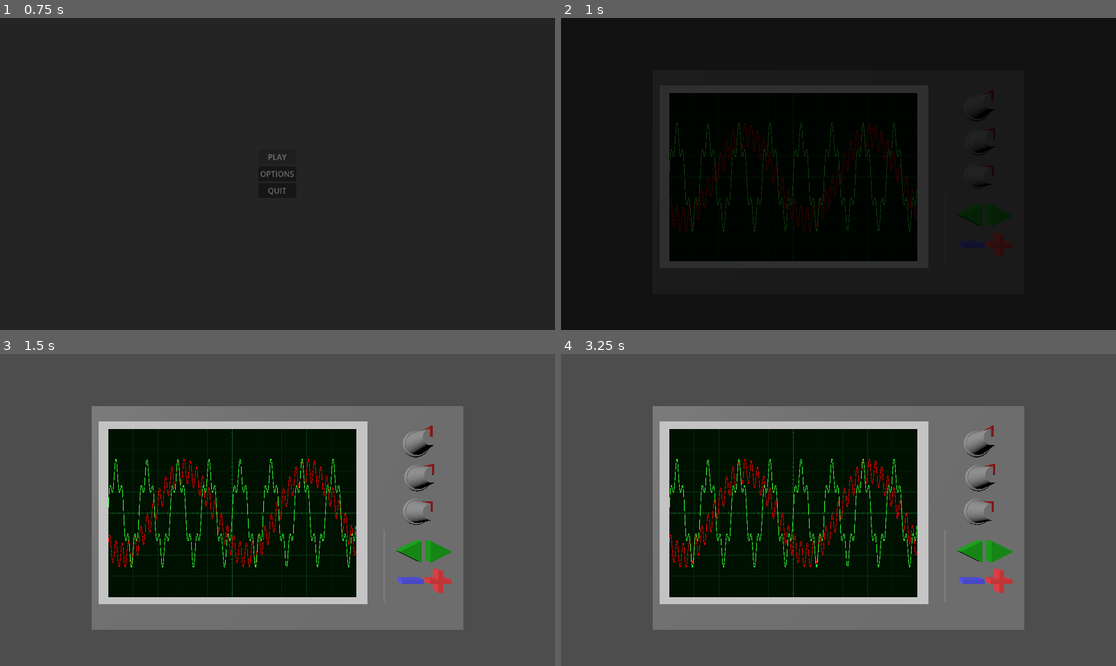
Above: before the commit, frames 1-4 (two rows, left to right).
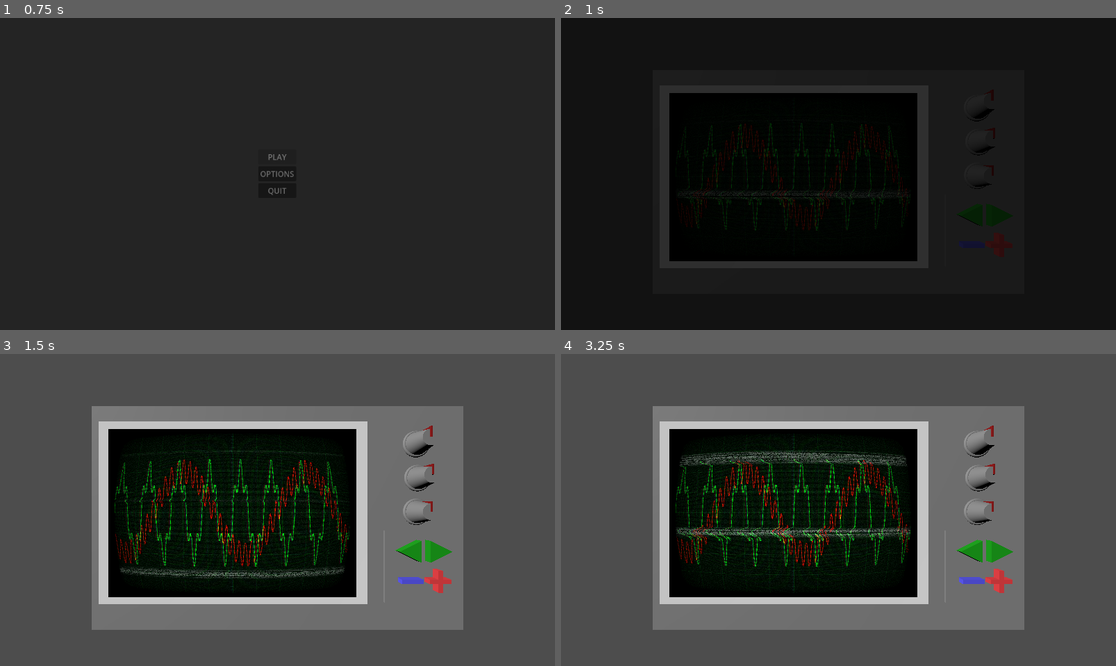
Above: after the commit, the same moments.

Repository: AirJamStudios/interference
Game: Godot game, scene res://scenes/main_menu.tscn
Same seed, same stepped clock (60 frames per second), same inputs: the game is played once before the commit and once after it.
Inputs (mouse positions are in pixels of both pictures, inside the frame that each line leads up to):
- Up to frame 1 (0.75 s): click "PLAY" at 0.5 s
- Up to frame 2 (1 s): no input
- Up to frame 3 (1.5 s): move the mouse to (399, 494) at 1.27 s; click (399, 494) at 1.42 s
- Up to frame 4 (3.25 s): drag from (727, 525) to (810, 572) at 2.02 s; move the mouse to (894, 441) at 2.77 s; click (894, 441) at 2.92 s

Frame 1 is identical in both runs. In frame 2, 2.1% of the frame differs, in the area x 19-65%, y 33-69%; in frame 3, 5.0%; in frame 4, 5.8%, in the area x 19-65%, y 24-78%.

Commit message:
CRT effect for screen

Diff:
--- a/scripts/screen.gd
+++ b/scripts/screen.gd
@@ -1,9 +1,10 @@
 extends MeshInstance3D
 
 @export var sub_viewport: SubViewport
+const CRT_SHADER := preload("res://shaders/crt.gdshader")
 
 func _ready() -> void:
-	var mat := StandardMaterial3D.new()
-	mat.shading_mode = BaseMaterial3D.SHADING_MODE_UNSHADED
-	mat.albedo_texture = sub_viewport.get_texture()
+	var mat := ShaderMaterial.new()
+	mat.shader = CRT_SHADER
+	mat.set_shader_parameter("screen_tex", sub_viewport.get_texture())
 	material_override = mat
--- /dev/null
+++ b/shaders/crt.gdshader
@@ -0,0 +1,148 @@
+// Credits to: https://godotshaders.com/shader/crt-visual-shader-godot-4-0/
+
+shader_type spatial;
+render_mode unshaded;
+
+uniform sampler2D screen_tex : source_color, filter_linear, repeat_disable;
+
+// Display settings
+uniform vec2 resolution = vec2(681.0, 512.0);
+uniform float brightness = 1.4;
+
+// Scanline settings
+uniform float scanlines_opacity : hint_range(0.0, 1.0) = 0.4;
+uniform float scanlines_width : hint_range(0.0, 0.5) = 0.25;
+uniform float grille_opacity : hint_range(0.0, 1.0) = 0.3;
+
+// Distortion settings
+uniform bool roll = true;
+uniform float roll_speed = 8.0;
+uniform float roll_size : hint_range(0.0, 100.0) = 15.0;
+uniform float roll_variation : hint_range(0.1, 5.0) = 1.8;
+uniform float distort_intensity : hint_range(0.0, 0.2) = 0.05;
+uniform float aberration : hint_range(-1.0, 1.0) = 0.03;
+
+// Noise settings
+uniform float noise_opacity : hint_range(0.0, 1.0) = 0.4;
+uniform float noise_speed = 5.0;
+uniform float static_noise_intensity : hint_range(0.0, 1.0) = 0.06;
+
+// Additional effects
+uniform bool pixelate = true;
+uniform bool discolor = false;
+uniform float warp_amount : hint_range(0.0, 5.0) = 1.0;
+uniform float vignette_intensity = 0.4;
+uniform float vignette_opacity : hint_range(0.0, 1.0) = 0.5;
+
+vec2 random(vec2 uv) {
+	uv = vec2(dot(uv, vec2(127.1, 311.7)), dot(uv, vec2(269.5, 183.3)));
+	return -1.0 + 2.0 * fract(sin(uv) * 43758.5453123);
+}
+
+float noise(vec2 uv) {
+	vec2 uv_index = floor(uv);
+	vec2 uv_fract = fract(uv);
+	vec2 blur = smoothstep(0.0, 1.0, uv_fract);
+	return mix(
+		mix(
+			dot(random(uv_index + vec2(0.0, 0.0)), uv_fract - vec2(0.0, 0.0)),
+			dot(random(uv_index + vec2(1.0, 0.0)), uv_fract - vec2(1.0, 0.0)),
+			blur.x
+		),
+		mix(
+			dot(random(uv_index + vec2(0.0, 1.0)), uv_fract - vec2(0.0, 1.0)),
+			dot(random(uv_index + vec2(1.0, 1.0)), uv_fract - vec2(1.0, 1.0)),
+			blur.x
+		),
+		blur.y
+	) * 0.5 + 0.5;
+}
+
+vec2 warp(vec2 uv) {
+	vec2 delta = uv - 0.5;
+	float delta2 = dot(delta.xy, delta.xy);
+	float delta4 = delta2 * delta2;
+	return uv + delta * (delta4 * warp_amount);
+}
+
+float border(vec2 uv) {
+	float radius = min(warp_amount, 0.08);
+	radius = max(min(min(abs(radius * 2.0), abs(1.0)), abs(1.0)), 1e-5);
+	vec2 abs_uv = abs(uv * 2.0 - 1.0) - vec2(1.0, 1.0) + radius;
+	float dist = length(max(vec2(0.0), abs_uv)) / radius;
+	return clamp(1.0 - smoothstep(0.96, 1.0, dist), 0.0, 1.0);
+}
+
+float vignette(vec2 uv) {
+	uv *= 1.0 - uv.xy;
+	float vig = uv.x * uv.y * 15.0;
+	return pow(vig, vignette_intensity * vignette_opacity);
+}
+
+void fragment() {
+	vec2 uv = warp(UV);
+	vec2 text_uv = uv;
+
+	if (pixelate) {
+		text_uv = ceil(uv * resolution) / resolution;
+	}
+
+	float roll_line = 0.0;
+	vec2 roll_uv = vec2(0.0);
+
+	if (roll || noise_opacity > 0.0) {
+		float time = roll ? TIME : 0.0;
+		roll_line = smoothstep(0.3, 0.9, sin(uv.y * roll_size - (time * roll_speed)));
+		roll_line *= roll_line * smoothstep(0.3, 0.9, sin(uv.y * roll_size * roll_variation - (time * roll_speed * roll_variation)));
+		roll_uv = vec2(roll_line * distort_intensity * (1.0 - UV.x), 0.0);
+	}
+
+	vec3 text;
+	if (roll) {
+		text.r = texture(screen_tex, text_uv + roll_uv * 0.8 + vec2(aberration, 0.0) * 0.1).r;
+		text.g = texture(screen_tex, text_uv + roll_uv * 1.2 - vec2(aberration, 0.0) * 0.1).g;
+		text.b = texture(screen_tex, text_uv + roll_uv).b;
+	} else {
+		text.r = texture(screen_tex, text_uv + vec2(aberration, 0.0) * 0.1).r;
+		text.g = texture(screen_tex, text_uv - vec2(aberration, 0.0) * 0.1).g;
+		text.b = texture(screen_tex, text_uv).b;
+	}
+
+	if (grille_opacity > 0.0) {
+		float gr = smoothstep(0.85, 0.95, abs(sin(uv.x * (resolution.x * 3.14159265))));
+		float gg = smoothstep(0.85, 0.95, abs(sin(1.05 + uv.x * (resolution.x * 3.14159265))));
+		float gb = smoothstep(0.85, 0.95, abs(sin(2.1 + uv.x * (resolution.x * 3.14159265))));
+		text.r = mix(text.r, text.r * gr, grille_opacity);
+		text.g = mix(text.g, text.g * gg, grille_opacity);
+		text.b = mix(text.b, text.b * gb, grille_opacity);
+	}
+
+	text = clamp(text * brightness, 0.0, 1.0);
+
+	if (scanlines_opacity > 0.0) {
+		float scan = smoothstep(scanlines_width, scanlines_width + 0.5, abs(sin(uv.y * (resolution.y * 3.14159265))));
+		text = mix(text, text * vec3(scan), scanlines_opacity);
+	}
+
+	if (noise_opacity > 0.0) {
+		float n = smoothstep(0.4, 0.5, noise(uv * vec2(2.0, 200.0) + vec2(10.0, TIME * noise_speed)));
+		float nl = n * roll_line * clamp(random((ceil(uv * resolution) / resolution) + vec2(TIME * 0.8, 0.0)).x + 0.8, 0.0, 1.0);
+		text = clamp(mix(text, text + nl, noise_opacity), vec3(0.0), vec3(1.0));
+	}
+
+	if (static_noise_intensity > 0.0) {
+		text += clamp(random((ceil(uv * resolution) / resolution) + fract(TIME)).x, 0.0, 1.0) * static_noise_intensity;
+	}
+
+	text *= border(uv);
+	text *= vignette(uv);
+
+	if (discolor) {
+		vec3 greyscale = vec3(dot(text, vec3(0.333)));
+		text = mix(text, greyscale, 0.5);
+		float midpoint = pow(0.5, 2.2);
+		text = (text - vec3(midpoint)) * 1.2 + midpoint;
+	}
+
+	ALBEDO = text;
+}
Not shown, added: shaders/crt.gdshader.uid
